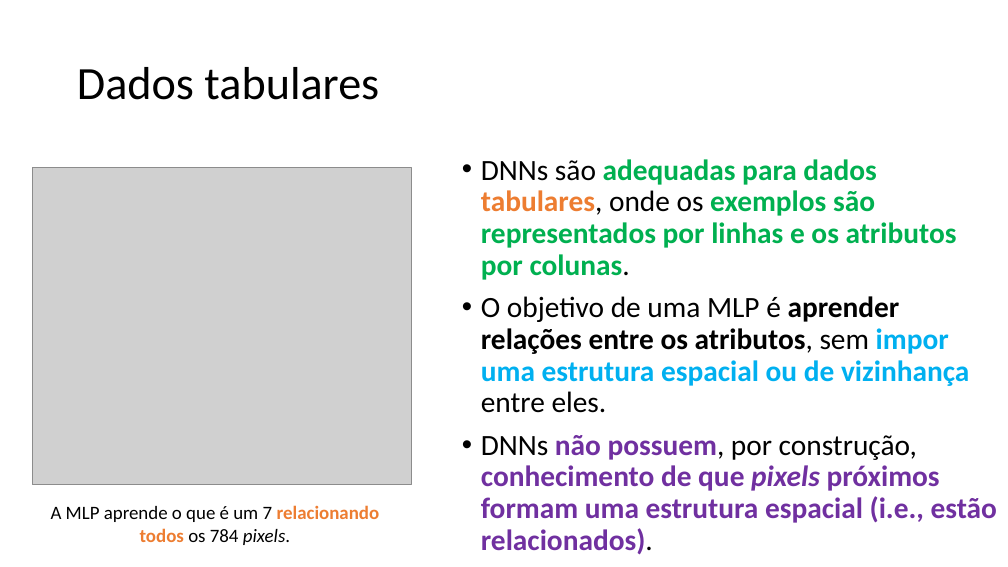
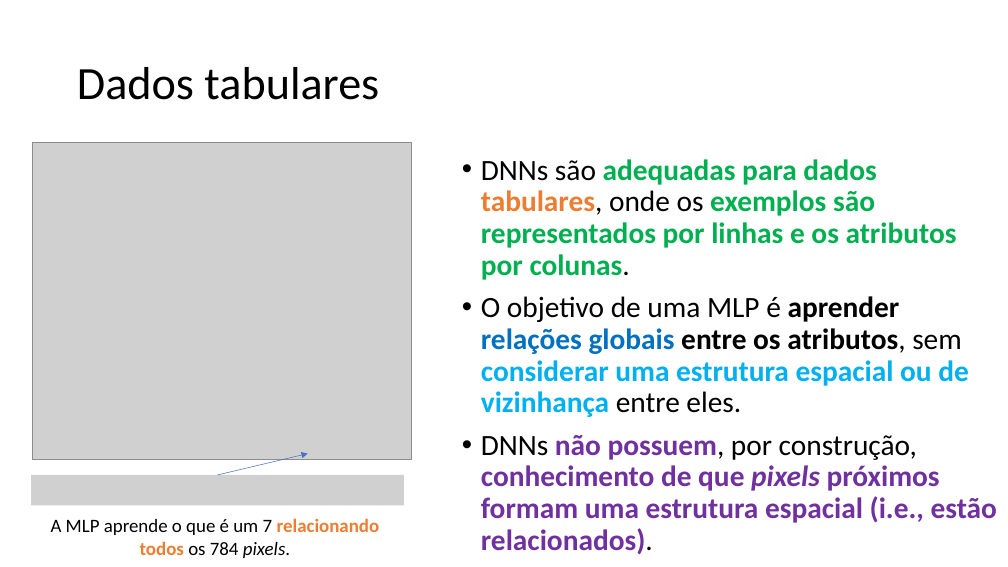
Before and after one commit to zz4fap/c24_inteligencia_artificial, a slide deck: slide 6 of slides/C24_CNN.pptx. Drawn at 1008x567 pixels with LibreOffice and Linux fonts; fonts in the diff are those of the drawing; grey boxes stand for pictures. Boxes give left, top, right and bottom in pixels: in the first picture for what was removed or moved away, otherwise in the second. Text is boxed around its words. In the diff, an @@ line names an element or a change of style, - is before the commit and + after.

```diff
--- a/slides/C24_CNN.pptx
+++ b/slides/C24_CNN.pptx
@@ picture: place and size @@
-picture at bbox=[32, 168, 411, 485]
+picture at bbox=[32, 143, 411, 460]
@@ text at bbox=[481, 296, 969, 417]: text changed @@
-• O objetivo de uma MLP é aprender relações entre os atributos, sem impor uma estrutura espacial ou de vizinhança entre eles.
+• O objetivo de uma MLP é aprender relações globais entre os atributos, sem considerar uma estrutura espacial ou de vizinhança entre eles.
@@ picture added at bbox=[31, 475, 404, 505] @@
@@ arrow added from (218, 475) to (308, 454), #4472C4 0.5 pt @@
@@ text "A MLP aprende o que ...": place and size @@
-text "A MLP aprende o que ..." at bbox=[51, 505, 379, 545]
+text "A MLP aprende o que ..." at bbox=[51, 518, 379, 558]
```
Also in this commit, not shown: 19 other slides changed, 1 other file.
